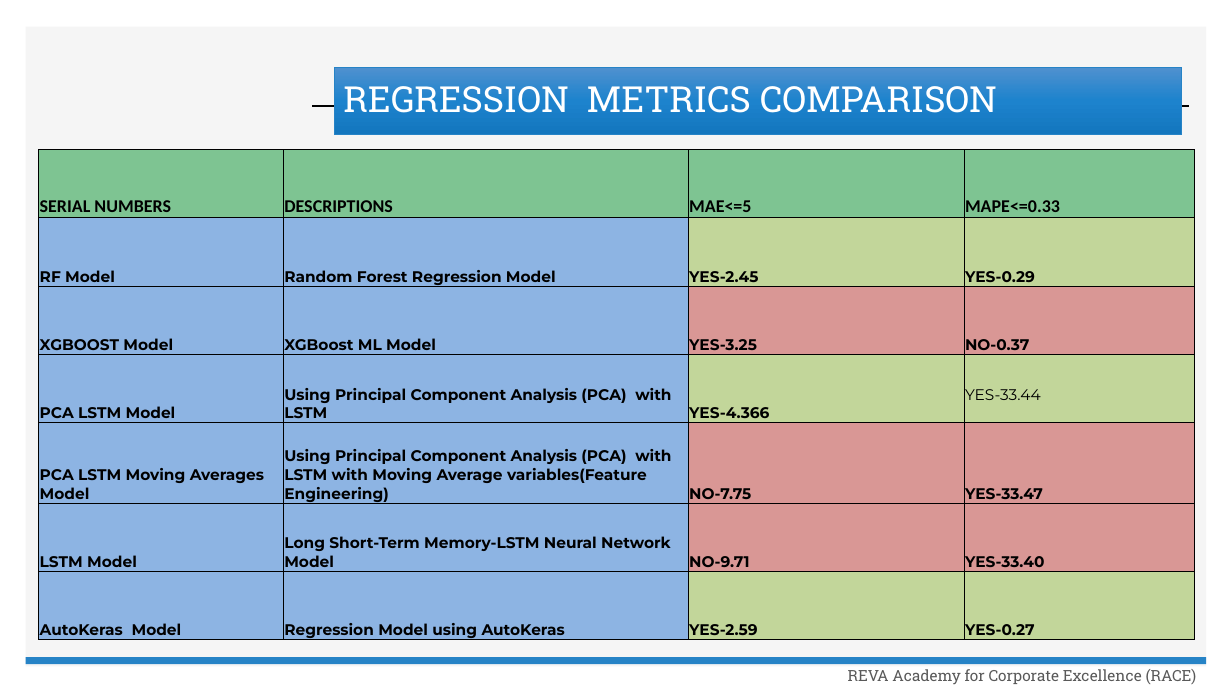
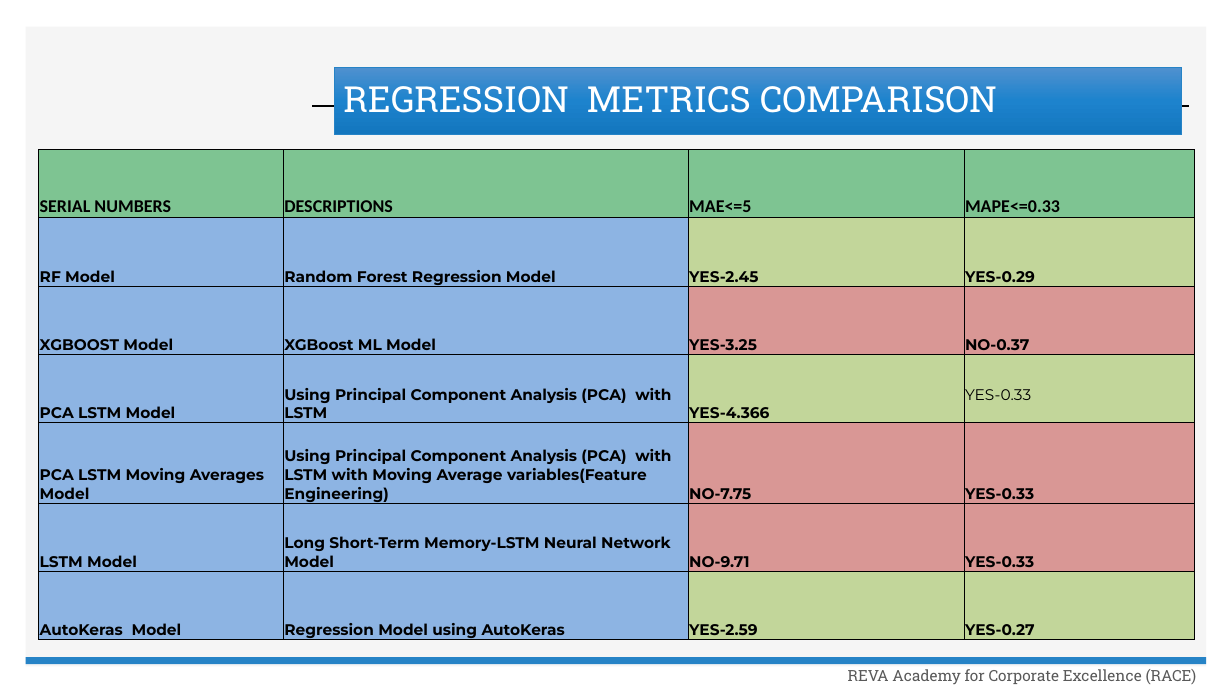
Before and after one commit to Embedded-org/ACCOMPLISHMENTS, a slide deck: slide 13 of RACE_CAPSTONE_PROJECT1/TradingAnalytics_Capstone1_Metrics .pptx. Drawn at 1232x693 pixels with LibreOffice and Linux fonts; fonts in the diff are those of the drawing; background and template pictures are left out. Boxes give left, top, right and bottom in pixels: in the first picture for what was removed or moved away, otherwise in the second. Text is boxed around its words. In the diff, an @@ line names an element or a change of style, - is before the commit and + after.

```diff
--- a/RACE_CAPSTONE_PROJECT1/TradingAnalytics_Capstone1_Metrics .pptx
+++ b/RACE_CAPSTONE_PROJECT1/TradingAnalytics_Capstone1_Metrics .pptx
@@ table at box(39, 150, 1195, 644) @@
-row 4, column 4: YES-33.44
+row 4, column 4: YES-0.33
-row 5, column 4: YES-33.47
+row 5, column 4: YES-0.33
-row 6, column 4: YES-33.40
+row 6, column 4: YES-0.33
```
Also in this commit, not shown: 3 other slides changed, 2 other files.
